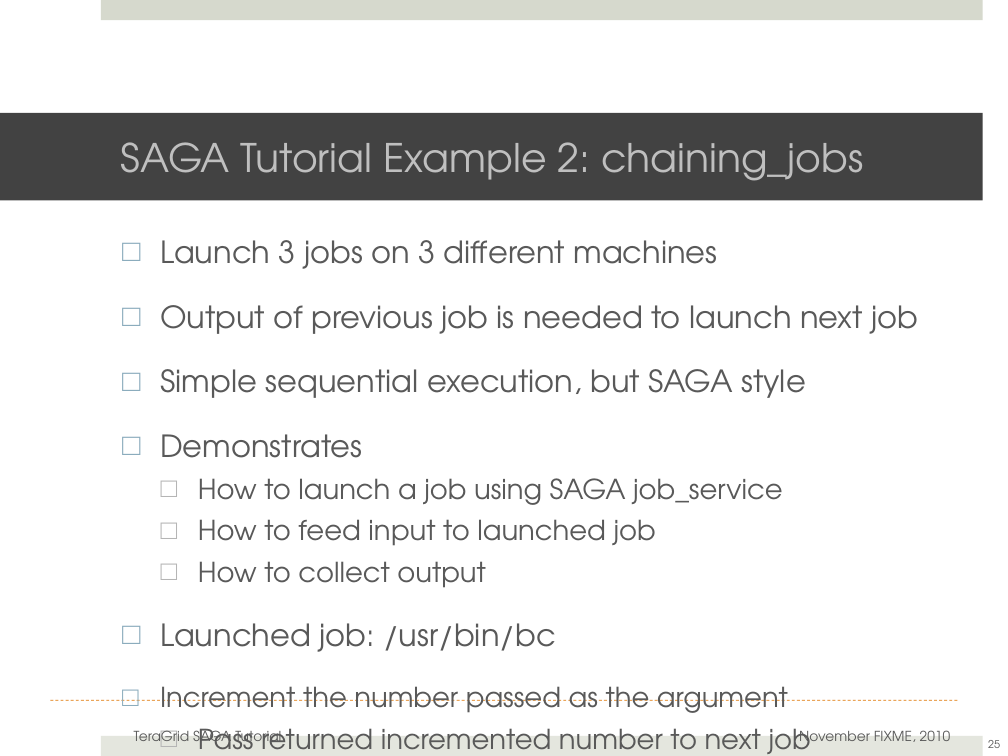
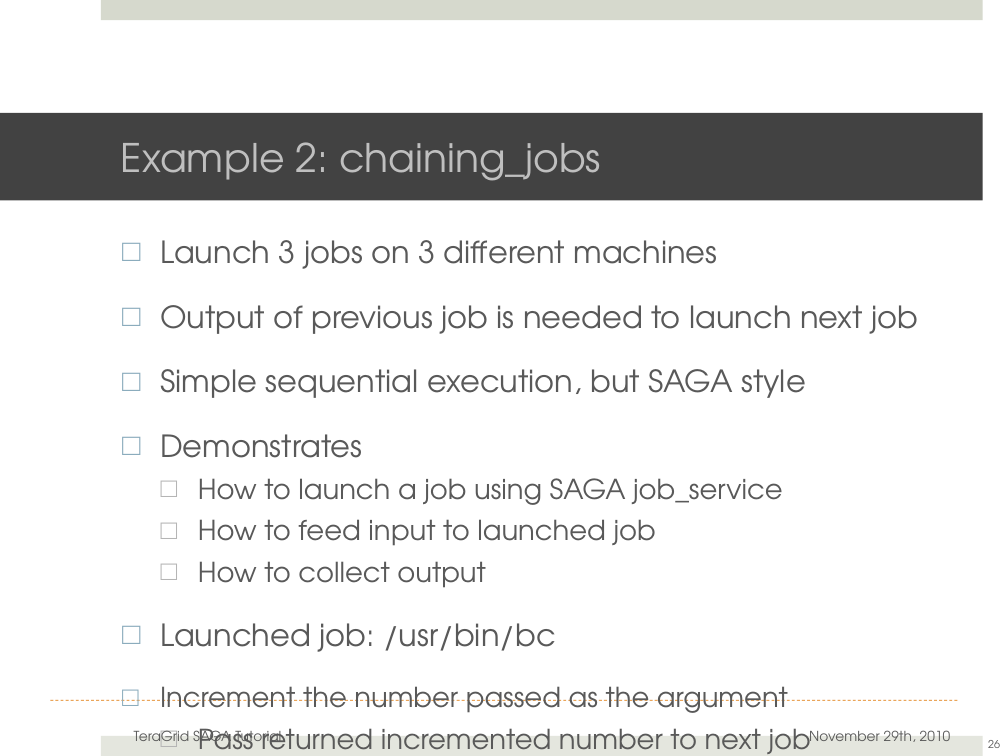
Before and after one commit to saga-project/saga-cpp-legacy-projects, a slide deck: slide 26 of tutorial/general_tutorial/SAGA-API-levels.pptx (slide 25 before the commit). Drawn at 1008x756 pixels with LibreOffice and Linux fonts; fonts in the diff are those of the drawing; background and template pictures are left out. Boxes give left, top, right and bottom in pixels: in the first picture for what was removed or moved away, otherwise in the second. Text is boxed around its words. In the diff, an @@ line names an element or a change of style, - is before the commit and + after.

Commit message:
Updating examples, minor changes

```diff
--- a/tutorial/general_tutorial/SAGA-API-levels.pptx
+++ b/tutorial/general_tutorial/SAGA-API-levels.pptx
@@ title at (121, 142, 601, 181): text changed @@
-SAGA Tutorial Example 2: chaining_jobs
+Example 2: chaining_jobs
@@ text at (809, 731, 951, 744): text changed @@
-November FIXME, 2010
+November 29th, 2010
```
Also in this commit, not shown: 25 other slides changed, 1 slide added, 1 other file.
